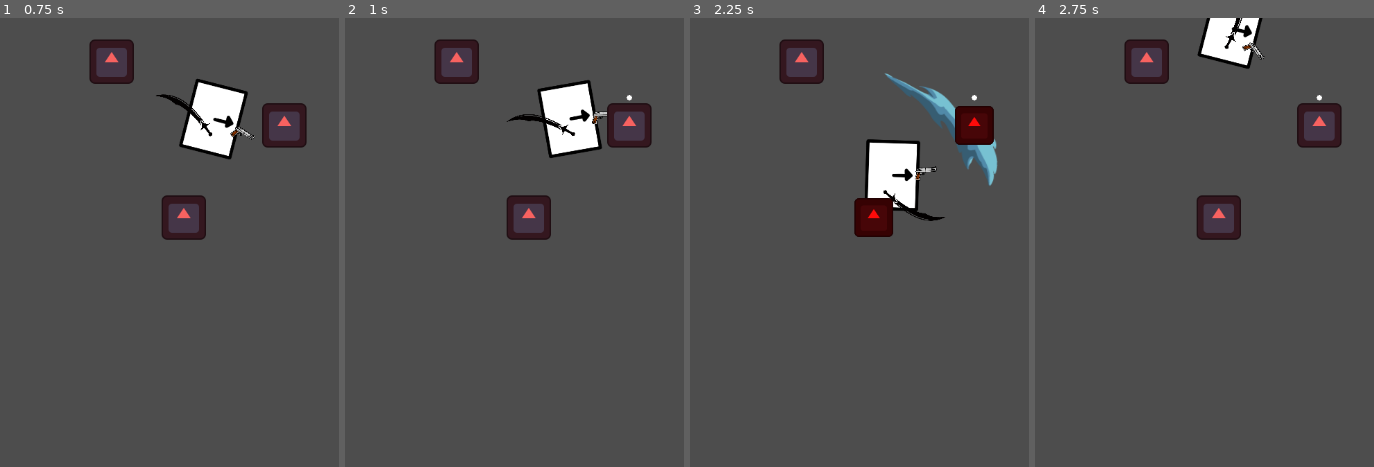
Above: before the commit, frames 1-4 (left to right).
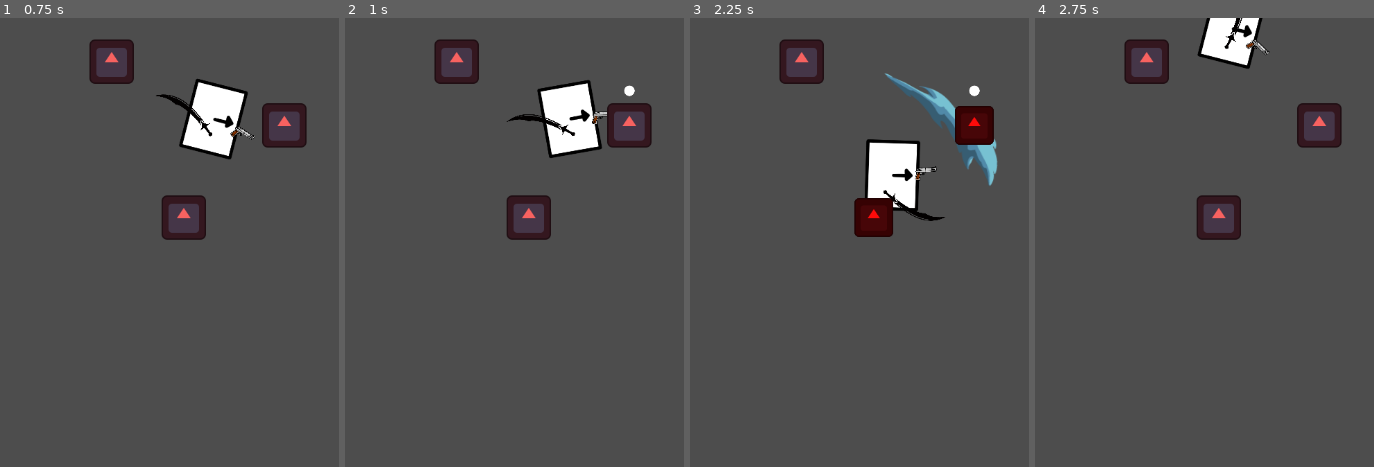
Above: after the commit, the same moments.

Repository: shafayatb/basic-2d-top-down-example
Game: Godot game, scene res://playground.tscn
Same seed, same stepped clock (60 frames per second), same inputs: the game is played once before the commit and once after it. The project has no main scene, so this scene is started directly. The engine's default icon, where the game draws it, is replaced by a stand-in: a white triangle on a blue panel in a dark square.
Inputs (mouse positions are in pixels of both pictures, inside the frame that each line leads up to):
- Up to frame 1 (0.75 s): move the mouse to (outside the picture) at 0.52 s; hold D (Right) from 0.53 s (still down); hold Q (SwitchTargets) from 0.53 s (still down)
- Up to frame 2 (1 s): keep holding D (Right); keep holding Q (SwitchTargets); tap E (Target) at 0.8 s
- Up to frame 3 (2.25 s): move the mouse to (930, 264) at 1.27 s; release D (Right) at 1.28 s; release Q (SwitchTargets) at 1.28 s; hold Down (Down) 1.28-2.03 s; tap E (Target) at 1.35 s; tap Q (SwitchTargets) at 1.55 s; move the mouse to (outside the picture) at 2.02 s; hold D (Right) from 2.03 s (still down); hold E (Target) from 2.03 s (still down); click (outside the picture) at 2.1 s
- Up to frame 4 (2.75 s): keep holding D (Right); keep holding E (Target)

Frame 1 is identical in both runs. In frame 2, less than 0.1% of the frame differs, in the area x 82-86%, y 14-19%; in frame 3, less than 0.1%; in frame 4, 0.2%, in the area x 61-85%, y 4-19%.

Commit message:
10b. Separated targeting system

Diff:
--- a/enemy/enemy.gd
+++ b/enemy/enemy.gd
@@ -36,6 +36,3 @@
 	if health <= 0.0:
 		died.emit(self)
 		queue_free()
-
-func targated(is_target: bool):
-	reticle.visible = is_target
--- a/enemy/enemy.tscn
+++ b/enemy/enemy.tscn
@@ -1,8 +1,7 @@
-[gd_scene load_steps=9 format=3 uid="uid://bybxsuxhorvyq"]
+[gd_scene load_steps=8 format=3 uid="uid://bybxsuxhorvyq"]
 
 [ext_resource type="Script" uid="uid://bro7c7ktw8ej7" path="res://enemy/enemy.gd" id="1_4gyqm"]
 [ext_resource type="Texture2D" uid="uid://dta4665i0rs3m" path="res://icon.svg" id="1_7k104"]
-[ext_resource type="Texture2D" uid="uid://j5uobxq1xr8o" path="res://assets/misc/target.png" id="3_ppra6"]
 
 [sub_resource type="RectangleShape2D" id="RectangleShape2D_4gyqm"]
 size = Vector2(108, 116)
@@ -95,9 +94,3 @@
 libraries = {
 &"": SubResource("AnimationLibrary_p200p")
 }
-
-[node name="Reticle" type="Sprite2D" parent="."]
-visible = false
-position = Vector2(0, -80)
-scale = Vector2(0.3, 0.3)
-texture = ExtResource("3_ppra6")
--- a/guns/gun.gd
+++ b/guns/gun.gd
@@ -19,8 +19,8 @@
 	shoot_timer.wait_time = time_betweem_shot
 
 func _physics_process(delta: float) -> void:
-	if player.is_targeted and player.current_target and is_instance_valid(player.current_target):
-		target_position = player.current_target.global_position
+	if player.targeting_system.is_locked_on:
+		target_position = player.targeting_system.current_target.global_position
 	else:
 		target_position = get_global_mouse_position()
 
--- a/node_state_machine/idle_state.gd
+++ b/node_state_machine/idle_state.gd
@@ -12,16 +12,16 @@
 	player.velocity = Vector2.ZERO
 	player.playback.travel("Idle")
 
-	if player.is_targeted and player.current_target and is_instance_valid(player.current_target):
-		var facing_dir = player.get_facing_direction_to_enemy()
+	if player.targeting_system.is_locked_on:
+		var facing_dir = player.targeting_system.get_facing_direction_to_enemy()
 		player.last_facing_x = facing_dir
 		player.animation_tree["parameters/Idle/blend_position"] = facing_dir
 	else:
 		player.animation_tree["parameters/Idle/blend_position"] = player.last_facing_x
 
 func physics_update(_delta: float):
-	if player.is_targeted and player.current_target and is_instance_valid(player.current_target):
-		var facing_dir = player.get_facing_direction_to_enemy()
+	if player.targeting_system.is_locked_on:
+		var facing_dir = player.targeting_system.get_facing_direction_to_enemy()
 		if facing_dir != player.last_facing_x:
 			player.last_facing_x = facing_dir
 			player.animation_tree["parameters/Idle/blend_position"] = facing_dir
--- a/node_state_machine/walk_state.gd
+++ b/node_state_machine/walk_state.gd
@@ -28,8 +28,8 @@
 
 	player.input_direction = direction
 
-	if player.is_targeted and player.current_target and is_instance_valid(player.current_target):
-		var facing_dir = player.get_facing_direction_to_enemy()
+	if player.targeting_system.is_locked_on:
+		var facing_dir = player.targeting_system.get_facing_direction_to_enemy()
 		player.last_facing_x = facing_dir
 		var locked_blend = Vector2(facing_dir, direction.y)
 		player.animation_tree["parameters/Move/blend_position"] = locked_blend
--- /dev/null
+++ b/player/actions/targeting_system.gd
@@ -0,0 +1,116 @@
+extends Node2D
+
+@onready var detection_area: Area2D = $DetectionArea
+@onready var reticle: Sprite2D = $Reticle
+
+var enemies_in_range: Array[Node2D] = []
+var current_target: Node2D = null
+var current_target_index: int = -1
+var is_locked_on: bool = false
+
+func _ready() -> void:
+	detection_area.body_entered.connect(_enemy_entered)
+	detection_area.body_exited.connect(_enemy_exited)
+	reticle.visible = false
+	reticle.top_level = true
+
+func _input(event: InputEvent) -> void:
+	if event.is_action_pressed("Target"):
+		if is_locked_on:
+			clear_target()
+		else:
+			selected_closest_target()
+
+	if event.is_action_pressed("SwitchTargets") and is_locked_on:
+		switch_to_next_target()
+
+func _physics_process(_delta: float) -> void:
+	if is_locked_on and current_target and is_instance_valid(current_target):
+		reticle.global_position = current_target.global_position - Vector2(0, 50)
+
+	if is_locked_on and (not current_target or not is_instance_valid(current_target)):
+		_handle_target_lost()
+
+func selected_closest_target():
+	if enemies_in_range.is_empty():
+		return
+
+	var owner_pos = get_parent().global_position
+	var closest_enemy: Node2D = null
+	var closest_distance: float = INF
+
+	for enemy in enemies_in_range:
+		if not is_instance_valid(enemy):
+			continue
+		var distance = global_position.distance_to(enemy.global_position)
+		if distance < closest_distance:
+			closest_distance = distance
+			closest_enemy = enemy
+
+	if closest_enemy:
+		_set_target(closest_enemy)
+
+func switch_to_next_target():
+	enemies_in_range = enemies_in_range.filter(func(e): return is_instance_valid(e))
+
+	if enemies_in_range.is_empty():
+		clear_target()
+		return
+
+	current_target_index = (current_target_index + 1) % enemies_in_range.size()
+	_set_target(enemies_in_range[current_target_index])
+
+func clear_target():
+	current_target = null
+	current_target_index = -1
+	is_locked_on = false
+	reticle.visible = false
+
+func get_facing_direction_to_enemy() -> float:
+	if is_locked_on and current_target and is_instance_valid(current_target):
+		return sign(current_target.global_position.x - global_position.x)
+	return 1.0
+
+func get_direction_to_enemy() -> Vector2:
+	if is_locked_on and current_target and is_instance_valid(current_target):
+		return (current_target.global_position - global_position).normalized()
+	return Vector2.ZERO
+
+func _set_target(closest_enemy: Node2D):
+	current_target = closest_enemy
+	current_target_index = enemies_in_range.find(closest_enemy)
+	is_locked_on = true
+
+	reticle.visible = true
+	reticle.global_position = current_target.global_position - Vector2(0, 50)
+
+func _handle_target_lost() -> void:
+	enemies_in_range = enemies_in_range.filter(func(e): return is_instance_valid(e))
+
+	if enemies_in_range.size() > 0:
+		selected_closest_target()
+	else:
+		clear_target()
+
+func _enemy_entered(body: Node2D):
+	if body.is_in_group("enemy"):
+		enemies_in_range.append(body)
+		if body.has_signal("died"):
+			body.died.connect(_on_enemy_death)
+
+func _on_enemy_death(enemy: Node2D) -> void:
+	enemies_in_range.erase(enemy)
+	if enemy == current_target:
+		current_target = null
+		current_target_index = -1
+		if is_locked_on and enemies_in_range.size() > 0:
+			selected_closest_target()
+		else:
+			is_locked_on = false
+			reticle.visible = false
+
+func _enemy_exited(body: Node2D):
+	if body.is_in_group("enemy"):
+		enemies_in_range.erase(body)
+		if body == current_target:
+			_handle_target_lost()
--- /dev/null
+++ b/player/actions/targeting_system.tscn
@@ -0,0 +1,20 @@
+[gd_scene load_steps=4 format=3 uid="uid://u6sboks5cq5p"]
+
+[ext_resource type="Texture2D" uid="uid://j5uobxq1xr8o" path="res://assets/misc/target.png" id="1_ec215"]
+[ext_resource type="Script" uid="uid://xen7sp6xpa72" path="res://player/actions/targeting_system.gd" id="1_yfnpq"]
+
+[sub_resource type="CircleShape2D" id="CircleShape2D_yfnpq"]
+radius = 216.09258
+
+[node name="TargetingSystem" type="Node2D"]
+script = ExtResource("1_yfnpq")
+
+[node name="DetectionArea" type="Area2D" parent="."]
+
+[node name="CollisionShape2D" type="CollisionShape2D" parent="DetectionArea"]
+shape = SubResource("CircleShape2D_yfnpq")
+
+[node name="Reticle" type="Sprite2D" parent="."]
+visible = false
+scale = Vector2(0.3, 0.3)
+texture = ExtResource("1_ec215")
--- a/player/player.gd
+++ b/player/player.gd
@@ -6,122 +6,10 @@
 @onready var animation_player: AnimationPlayer = $AnimationPlayer
 @onready var state_machine: StateMachine = $StateMachine
 @onready var knockback_state: KnockbackState = $StateMachine/KnockbackState
-@onready var detection_area: Area2D = $DetectionArea
+@onready var targeting_system: Node2D = $TargetingSystem
 
 var input_direction: Vector2 = Vector2.ZERO
 var last_facing_x: float = 1.0
 
-var enemies_in_range: Array[Node2D] = []
-var current_target: Node2D = null
-var current_target_index: int = -1
-var is_targeted: bool = false
-
-var targeted_enemy: Node2D:
-	get:
-		return current_target
-
 func _ready() -> void:
 	animation_tree.active = true
-	detection_area.body_entered.connect(enemy_entered)
-	detection_area.body_exited.connect(enemy_exited)
-
-func enemy_entered(body: Node2D):
-	if body.is_in_group("enemy"):
-		enemies_in_range.append(body)
-		if body.has_signal("died"):
-			body.died.connect(_on_enemy_death)
-
-func _on_enemy_death(enemy: Node2D) -> void:
-	enemies_in_range.erase(enemy)
-	if enemy == current_target:
-		current_target = null
-		current_target_index = -1
-		if is_targeted and enemies_in_range.size() > 0:
-			_selected_closest_target()
-		else:
-			is_targeted = false
-
-func enemy_exited(body: Node2D):
-	if body.is_in_group("enemy"):
-		enemies_in_range.erase(body)
-
-		if body == current_target:
-			body.targated(false)
-			current_target = null
-			current_target_index = -1
-
-			if is_targeted and enemies_in_range.size() > 0:
-				_selected_closest_target()
-			else:
-				is_targeted = false
-
-func _input(event: InputEvent) -> void:
-	if event.is_action_pressed("Target"):
-		if is_targeted:
-			_clear_target()
-		else:
-			_selected_closest_target()
-
-	if event.is_action_pressed("SwitchTargets") and is_targeted:
-		_switch_to_next_target()
-
-func _selected_closest_target():
-	if enemies_in_range.is_empty():
-		return
-
-	var closest_enemy: Node2D = null
-	var closest_distance: float = INF
-
-	for enemy in enemies_in_range:
-		if not is_instance_valid(enemy):
-			continue
-		var distance = global_position.distance_to(enemy.global_position)
-		if distance < closest_distance:
-			closest_distance = distance
-			closest_enemy = enemy
-
-	if closest_enemy:
-		_set_target(closest_enemy)
-
-func _switch_to_next_target():
-	if enemies_in_range.is_empty():
-		_clear_target()
-		return
-
-	enemies_in_range = enemies_in_range.filter(func(e): return is_instance_valid(e))
-
-	if enemies_in_range.is_empty():
-		_clear_target()
-		return
-
-	if current_target and is_instance_valid(current_target):
-		current_target.targated(false)
-
-	current_target_index = (current_target_index + 1) % enemies_in_range.size()
-	_set_target(enemies_in_range[current_target_index])
-
-func _set_target(closest_enemy: Node2D):
-	if current_target and is_instance_valid(current_target):
-		current_target.targated(false)
-
-	current_target = closest_enemy
-	current_target_index = enemies_in_range.find(closest_enemy)
-	is_targeted = true
-	current_target.targated(true)
-
-func _clear_target():
-	if current_target and is_instance_valid(current_target):
-		current_target.targated(false)
-	current_target = null
-	current_target_index = -1
-	is_targeted = false
-
-func get_direction_to_enemy() -> Vector2:
-	if is_targeted and current_target and is_instance_valid(current_target):
-		return (current_target.global_position - global_position).normalized()
-	return Vector2.ZERO
-
-func get_facing_direction_to_enemy() -> float:
-	if is_targeted and current_target and is_instance_valid(current_target):
-		return sign(current_target.global_position.x - global_position.x)
-	return last_facing_x
--- a/player/player.tscn
+++ b/player/player.tscn
@@ -9,12 +9,10 @@
 [ext_resource type="PackedScene" uid="uid://drxsvoxvtuo8u" path="res://guns/gun.tscn" id="4_hg6s5"]
 [ext_resource type="Script" uid="uid://cbf6y3vxobj0e" path="res://node_state_machine/dash_state.gd" id="5_1jxqw"]
 [ext_resource type="Script" uid="uid://bvqyy13f111nq" path="res://node_state_machine/knockback_state.gd" id="7_boad6"]
+[ext_resource type="PackedScene" uid="uid://u6sboks5cq5p" path="res://player/actions/targeting_system.tscn" id="10_8t03j"]
 
 [sub_resource type="RectangleShape2D" id="RectangleShape2D_onrkg"]
 size = Vector2(130, 127)
-
-[sub_resource type="CircleShape2D" id="CircleShape2D_hg6s5"]
-radius = 363.7361
 
 [sub_resource type="Animation" id="Animation_ebec5"]
 length = 0.001
@@ -505,12 +503,6 @@
 script = ExtResource("7_boad6")
 metadata/_custom_type_script = "uid://bvqyy13f111nq"
 
-[node name="DetectionArea" type="Area2D" parent="."]
-scale = Vector2(1.0000001, 1.0000001)
-
-[node name="CollisionShape2D" type="CollisionShape2D" parent="DetectionArea"]
-shape = SubResource("CircleShape2D_hg6s5")
-
 [node name="AnimationPlayer" type="AnimationPlayer" parent="."]
 libraries = {
 &"": SubResource("AnimationLibrary_rgyib")
@@ -524,3 +516,5 @@
 parameters/Dash/blend_position = Vector2(0.03752756, 1.0358744)
 parameters/Idle/blend_position = 0.0
 parameters/Move/blend_position = Vector2(-0.72265625, -0.1659193)
+
+[node name="TargetingSystem" parent="." instance=ExtResource("10_8t03j")]
Not shown, added: player/actions/targeting_system.gd.uid
